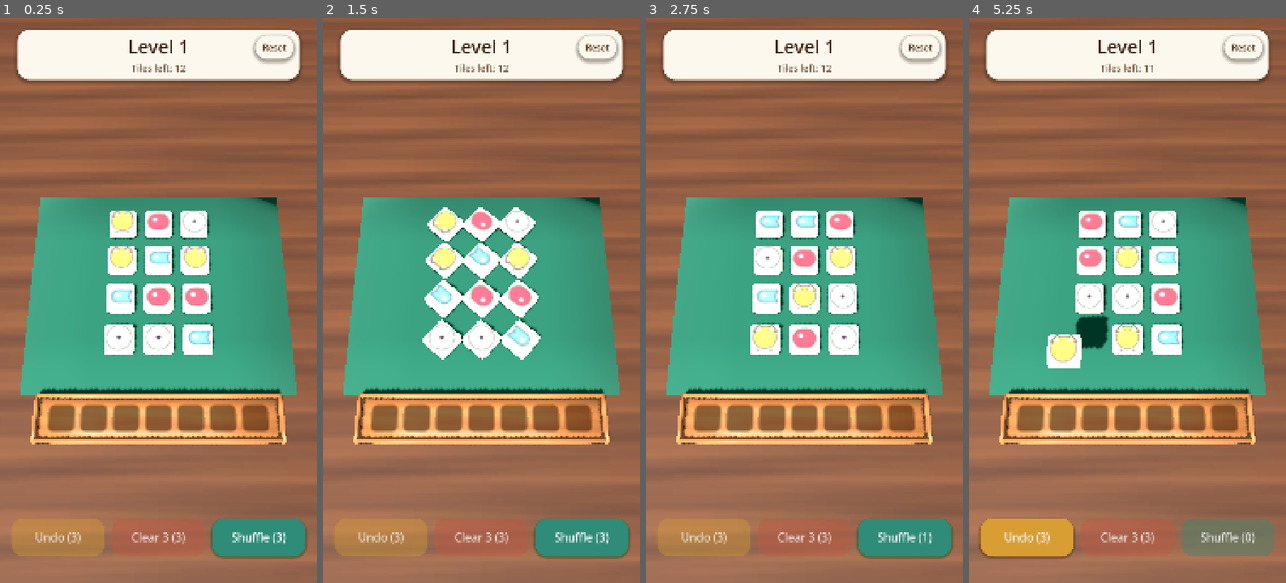
Above: before the commit, frames 1-4 (left to right).
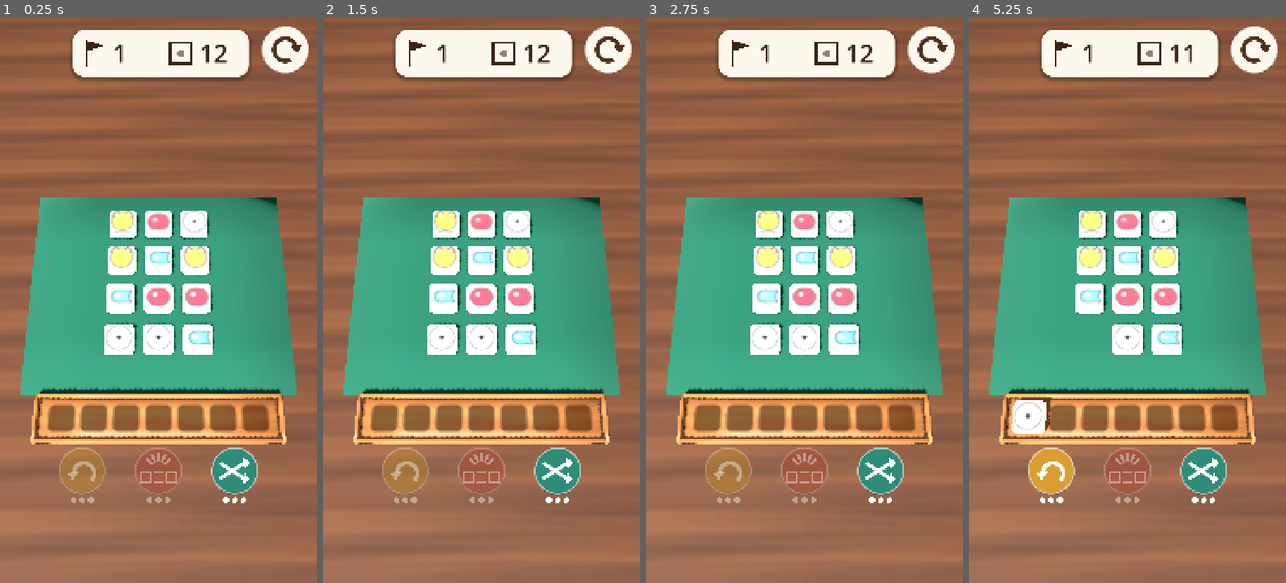
Above: after the commit, the same moments.

Repository: Matswm86/tile-explorer
Game: Godot game, scene res://scenes/Game3D.tscn
Two runs of this game, one before a commit and one after it. Both use one fixed random seed, a clock stepped at 60 frames per second and the inputs below.
Inputs (mouse positions are in pixels of both pictures, inside the frame that each line leads up to):
- Up to frame 1 (0.25 s): no input
- Up to frame 2 (1.5 s): click (598, 46) at 0.5 s, where only the run before the commit has a clickable "Reset"; click (582, 537) at 1.25 s, where only the run before the commit has a clickable "Shuffle (3)"
- Up to frame 3 (2.75 s): click (905, 537) at 2 s, where only the run before the commit has a clickable "Shuffle (2)"
- Up to frame 4 (5.25 s): click (1228, 537) at 2.75 s, where only the run before the commit has a clickable "Shuffle (1)"; tap Enter at 3.5 s; move the mouse to (1197, 272) at 3.52 s; click (1197, 272) at 3.67 s; tap Space at 4.25 s; move the mouse to (1064, 328) at 4.27 s; click (1064, 328) at 4.42 s; click (1026, 537) at 5 s, where only the run before the commit has a clickable "Undo (3)"

The runs differ from the first frame. In frame 1, 9.0% of the frame differs, in the area x 3-98%, y 1-96%; in frame 2, 12%; in frame 3, 11%; in frame 4, 14%.

Commit message:
Picture buttons a young child can use, clear of the corner and wrist strip
Restart, Undo, Clear 3 and Shuffle are round icon buttons with 216 px
touch areas that act on release; charges show as filled and hollow dots.
The header shows a flag with the level number and a tile with the count
left, and win and lose show a star or a full tray with an arrow, so no
screen needs reading. The top-left 232 px square stays empty, the
power-ups sit under the tray above the bottom 256 px, and the top row
moves below a camera cutout while its touch area still reaches the edge.
Taller and wider screens now fill the whole display instead of showing
bars. Tapping the win or lose card itself now continues too.

Co-Authored-By: Claude Opus 5.5 <noreply@anthropic.com>

Diff:
--- a/project.godot
+++ b/project.godot
@@ -21,6 +21,7 @@
 window/size/viewport_width=1080
 window/size/viewport_height=1920
 window/stretch/mode="canvas_items"
+window/stretch/aspect="expand"
 window/handheld/orientation=1
 
 [input_devices]
--- a/scenes/Game3D.tscn
+++ b/scenes/Game3D.tscn
@@ -57,78 +57,6 @@
 shadow_size = 22
 shadow_offset = Vector2(0, 10)
 
-[sub_resource type="StyleBoxFlat" id="SB_Undo"]
-bg_color = Color(0.85, 0.62, 0.20, 1)
-corner_radius_top_left = 44
-corner_radius_top_right = 44
-corner_radius_bottom_right = 44
-corner_radius_bottom_left = 44
-shadow_color = Color(0.30, 0.18, 0.02, 0.45)
-shadow_size = 8
-shadow_offset = Vector2(0, 5)
-
-[sub_resource type="StyleBoxFlat" id="SB_Undo_pressed"]
-bg_color = Color(0.70, 0.50, 0.14, 1)
-corner_radius_top_left = 44
-corner_radius_top_right = 44
-corner_radius_bottom_right = 44
-corner_radius_bottom_left = 44
-
-[sub_resource type="StyleBoxFlat" id="SB_Remove3"]
-bg_color = Color(0.78, 0.33, 0.24, 1)
-corner_radius_top_left = 44
-corner_radius_top_right = 44
-corner_radius_bottom_right = 44
-corner_radius_bottom_left = 44
-shadow_color = Color(0.35, 0.05, 0.08, 0.40)
-shadow_size = 8
-shadow_offset = Vector2(0, 5)
-
-[sub_resource type="StyleBoxFlat" id="SB_Remove3_pressed"]
-bg_color = Color(0.64, 0.26, 0.19, 1)
-corner_radius_top_left = 44
-corner_radius_top_right = 44
-corner_radius_bottom_right = 44
-corner_radius_bottom_left = 44
-
-[sub_resource type="StyleBoxFlat" id="SB_Shuffle"]
-bg_color = Color(0.18, 0.55, 0.47, 1)
-corner_radius_top_left = 44
-corner_radius_top_right = 44
-corner_radius_bottom_right = 44
-corner_radius_bottom_left = 44
-shadow_color = Color(0.04, 0.25, 0.10, 0.40)
-shadow_size = 8
-shadow_offset = Vector2(0, 5)
-
-[sub_resource type="StyleBoxFlat" id="SB_Shuffle_pressed"]
-bg_color = Color(0.13, 0.44, 0.37, 1)
-corner_radius_top_left = 44
-corner_radius_top_right = 44
-corner_radius_bottom_right = 44
-corner_radius_bottom_left = 44
-
-[sub_resource type="StyleBoxFlat" id="SB_Undo_disabled"]
-bg_color = Color(0.85, 0.62, 0.20, 0.38)
-corner_radius_top_left = 44
-corner_radius_top_right = 44
-corner_radius_bottom_right = 44
-corner_radius_bottom_left = 44
-
-[sub_resource type="StyleBoxFlat" id="SB_Remove3_disabled"]
-bg_color = Color(0.78, 0.33, 0.24, 0.38)
-corner_radius_top_left = 44
-corner_radius_top_right = 44
-corner_radius_bottom_right = 44
-corner_radius_bottom_left = 44
-
-[sub_resource type="StyleBoxFlat" id="SB_Shuffle_disabled"]
-bg_color = Color(0.18, 0.55, 0.47, 0.38)
-corner_radius_top_left = 44
-corner_radius_top_right = 44
-corner_radius_bottom_right = 44
-corner_radius_bottom_left = 44
-
 [node name="Game" type="Node3D"]
 script = ExtResource("1_gm")
 
@@ -183,18 +111,6 @@
 vertical_alignment = 1
 text = "Tiles left: 0"
 
-[node name="ResetButton" type="Button" parent="UI"]
-offset_left = 870.0
-offset_top = 60.0
-offset_right = 1000.0
-offset_bottom = 140.0
-theme_override_font_sizes/font_size = 30
-theme_override_colors/font_color = Color(0.30, 0.19, 0.11, 1)
-theme_override_styles/normal = SubResource("SB_HeaderCard")
-theme_override_styles/hover = SubResource("SB_HeaderCard")
-theme_override_styles/pressed = SubResource("SB_HeaderCard")
-text = "Reset"
-
 [node name="HintLabel" type="Label" parent="UI"]
 offset_left = 40.0
 offset_top = 1850.0
@@ -245,47 +161,3 @@
 vertical_alignment = 1
 autowrap_mode = 2
 text = "Tray full"
-
-[node name="PowerupBar" type="HBoxContainer" parent="UI"]
-offset_left = 30.0
-offset_top = 1700.0
-offset_right = 1050.0
-offset_bottom = 1830.0
-theme_override_constants/separation = 22
-alignment = 1
-
-[node name="UndoButton" type="Button" parent="UI/PowerupBar"]
-custom_minimum_size = Vector2(320, 130)
-theme_override_font_sizes/font_size = 38
-theme_override_colors/font_color = Color(1, 1, 1, 1)
-theme_override_colors/font_pressed_color = Color(0.92, 0.95, 1, 1)
-theme_override_colors/font_disabled_color = Color(1, 1, 1, 0.75)
-theme_override_styles/normal = SubResource("SB_Undo")
-theme_override_styles/hover = SubResource("SB_Undo")
-theme_override_styles/pressed = SubResource("SB_Undo_pressed")
-theme_override_styles/disabled = SubResource("SB_Undo_disabled")
-text = "Undo (3)"
-
-[node name="Remove3Button" type="Button" parent="UI/PowerupBar"]
-custom_minimum_size = Vector2(320, 130)
-theme_override_font_sizes/font_size = 38
-theme_override_colors/font_color = Color(1, 1, 1, 1)
-theme_override_colors/font_pressed_color = Color(1, 0.94, 0.94, 1)
-theme_override_colors/font_disabled_color = Color(1, 1, 1, 0.75)
-theme_override_styles/normal = SubResource("SB_Remove3")
-theme_override_styles/hover = SubResource("SB_Remove3")
-theme_override_styles/pressed = SubResource("SB_Remove3_pressed")
-theme_override_styles/disabled = SubResource("SB_Remove3_disabled")
-text = "Clear 3 (3)"
-
-[node name="ShuffleButton" type="Button" parent="UI/PowerupBar"]
-custom_minimum_size = Vector2(320, 130)
-theme_override_font_sizes/font_size = 38
-theme_override_colors/font_color = Color(1, 1, 1, 1)
-theme_override_colors/font_pressed_color = Color(0.94, 1, 0.94, 1)
-theme_override_colors/font_disabled_color = Color(1, 1, 1, 0.75)
-theme_override_styles/normal = SubResource("SB_Shuffle")
-theme_override_styles/hover = SubResource("SB_Shuffle")
-theme_override_styles/pressed = SubResource("SB_Shuffle_pressed")
-theme_override_styles/disabled = SubResource("SB_Shuffle_disabled")
-text = "Shuffle (3)"
--- a/scripts/GameManager3D.gd
+++ b/scripts/GameManager3D.gd
@@ -7,6 +7,20 @@
 const POWERUP_CHARGES_PER_LEVEL: int = 3
 const SAVE_PATH: String = "user://tile_explorer_save.json"
 const SAVE_VERSION: int = 1
+const RoundButton := preload("res://scripts/RoundButton.gd")
+const GlyphView := preload("res://scripts/GlyphView.gd")
+## HUD layout at 1080 px wide. Touch areas are RoundButton.HIT (216 px). The
+## top-left square stays empty for the MWM Play home button, and nothing
+## tappable sits in the bottom wrist strip (16 mm = 256 px).
+const SHELL_CORNER: float = 232.0
+const WRIST: float = 256.0
+const BUTTON_GAP: float = 44.0
+## Top of the restart disc. A camera cutout deeper than this pushes the top
+## row down by the difference; the touch areas still start at the top edge.
+const TOP_ROW_CLEAR: float = 30.0
+## Design frame the camera was tuned for (widest level at ndc x +-0.92).
+const DESIGN_ASPECT: float = 1920.0 / 1080.0
+const CAMERA_FOV: float = 60.0  # vertical, over the 1920 px design height
 
 @export var levels_path: String = "res://data/levels/"
 @export var start_level: int = 1
@@ -22,10 +36,7 @@
 @onready var lose_panel: Panel = $UI/LosePanel
 @onready var lose_label: Label = $UI/LosePanel/LoseLabel
 @onready var hint_label: Label = $UI/HintLabel
-@onready var reset_button: Button = $UI/ResetButton
-@onready var undo_button: Button = $UI/PowerupBar/UndoButton
-@onready var remove3_button: Button = $UI/PowerupBar/Remove3Button
-@onready var shuffle_button: Button = $UI/PowerupBar/ShuffleButton
+@onready var header_card: Panel = $UI/HeaderCard
 
 enum GameState { IDLE, BUSY, WON, LOST }
 
@@ -37,6 +48,12 @@
 var shuffle_left: int = 0
 var highest_level: int = 1
 var _panel_touch: int = -1  # touch index that went down on a win/lose panel
+## Test hook: a fake top safe-area inset in window px; < 0 = ask the display.
+var fake_safe_top: float = -1.0
+var reset_button: RoundButton
+var undo_button: RoundButton
+var remove3_button: RoundButton
+var shuffle_button: RoundButton
 
 
 func _ready() -> void:
@@ -51,12 +68,11 @@
 	_load_progress()
 	board.tile_tapped.connect(_on_tile_tapped)
 	board.blocked_tapped.connect(func(t: Tile3D) -> void: t.shake())
-	reset_button.pressed.connect(_on_reset_pressed)
-	undo_button.pressed.connect(_on_undo_pressed)
-	remove3_button.pressed.connect(_on_remove3_pressed)
-	shuffle_button.pressed.connect(_on_shuffle_pressed)
+	_build_hud()
 	_build_table()
 	_build_tray_base()
+	get_viewport().size_changed.connect(_layout_ui)
+	_layout_ui()
 	# Bake the 12 procedural icons into textures, then install the shared
 	# tile mesh + materials. Must complete before the first level loads.
 	var icon_textures: Array = await IconBaker.bake_icons(self)
@@ -94,7 +110,7 @@
 		level_label.text = "Bad level JSON"
 		state = GameState.LOST
 		return
-	level_label.text = "Level %d" % n
+	level_label.text = "%d" % n
 	board.load_tiles(data["tiles"])
 	_update_progress()
 	_update_powerup_labels()
@@ -103,13 +119,13 @@
 
 
 func _update_progress() -> void:
-	progress_label.text = "Tiles left: %d" % board.remaining_count()
+	progress_label.text = "%d" % board.remaining_count()
 
 
 func _update_powerup_labels() -> void:
-	undo_button.text = "Undo (%d)" % undo_left
-	remove3_button.text = "Clear 3 (%d)" % remove3_left
-	shuffle_button.text = "Shuffle (%d)" % shuffle_left
+	undo_button.charges = undo_left
+	remove3_button.charges = remove3_left
+	shuffle_button.charges = shuffle_left
 	undo_button.disabled = undo_left <= 0 or move_stack.is_empty()
 	remove3_button.disabled = remove3_left <= 0 or tray.size() < 3
 	shuffle_button.disabled = shuffle_left <= 0 or board.remaining_count() == 0
@@ -162,7 +178,6 @@
 func _win() -> void:
 	state = GameState.WON
 	board.input_locked = true
-	win_label.text = "Level %d complete\nTap to continue" % current_level
 	Fx3D.win_confetti(self, Vector3(0, 4.0, 0))
 	_save_progress(_next_level())
 	_show_panel(win_panel)
@@ -172,7 +187,6 @@
 func _lose() -> void:
 	state = GameState.LOST
 	board.input_locked = true
-	lose_label.text = "Tray full\nTap to retry"
 	_show_panel(lose_panel)
 
 
@@ -189,7 +203,8 @@
 
 
 # Win and lose panels continue on a tap that starts while the panel is up and
-# ends with the finger lifted (action on release, like the tiles).
+# ends with the finger lifted (action on release, like the tiles). Touches
+# that start in the wrist strip or the shell's home corner do not count.
 func _unhandled_input(event: InputEvent) -> void:
 	if not (event is InputEventScreenTouch):
 		return
@@ -198,7 +213,7 @@
 		return
 	var touch := event as InputEventScreenTouch
 	if touch.pressed:
-		if _panel_touch < 0:
+		if _panel_touch < 0 and not _in_dead_zone(touch.position):
 			_panel_touch = touch.index
 		get_viewport().set_input_as_handled()
 		return
@@ -465,6 +480,122 @@
 		add_child(q)
 
 
+# --- HUD: wordless buttons and icons, laid out for the MWM Play shell -------
+
+
+func _build_hud() -> void:
+	reset_button = _make_button("restart", Color(0.99, 0.97, 0.93), Color(0.30, 0.19, 0.11))
+	reset_button.pressed.connect(_on_reset_pressed)
+	undo_button = _make_button("undo", Color(0.85, 0.62, 0.20), Color(1, 1, 1))
+	undo_button.pressed.connect(_on_undo_pressed)
+	remove3_button = _make_button("clear3", Color(0.78, 0.33, 0.24), Color(1, 1, 1))
+	remove3_button.pressed.connect(_on_remove3_pressed)
+	shuffle_button = _make_button("shuffle", Color(0.18, 0.55, 0.47), Color(1, 1, 1))
+	shuffle_button.pressed.connect(_on_shuffle_pressed)
+	for b in [undo_button, remove3_button, shuffle_button]:
+		b.max_charges = POWERUP_CHARGES_PER_LEVEL
+	# Header: flag + level number, tile + tiles left. Digits, no words.
+	var brown := Color(0.23, 0.14, 0.08)
+	_add_glyph(header_card, "flag", brown, Color(0, 0, 0, 0), Rect2(16, 24, 112, 112))
+	_add_glyph(header_card, "tile", brown, Color(0, 0, 0, 0), Rect2(312, 24, 112, 112))
+	for l in [level_label, progress_label]:
+		l.add_theme_font_size_override("font_size", 84)
+		l.add_theme_color_override("font_color", brown)
+		l.horizontal_alignment = HORIZONTAL_ALIGNMENT_LEFT
+	level_label.position = Vector2(136, 0)
+	level_label.size = Vector2(160, 160)
+	progress_label.position = Vector2(432, 0)
+	progress_label.size = Vector2(160, 160)
+	# Win: a star and a "next" arrow. Lose: a full tray and a "try again" arrow.
+	win_label.visible = false
+	lose_label.visible = false
+	# The panels only display; the tap that continues is read in
+	# _unhandled_input, so the GUI must not swallow it.
+	win_panel.mouse_filter = Control.MOUSE_FILTER_IGNORE
+	lose_panel.mouse_filter = Control.MOUSE_FILTER_IGNORE
+	_add_glyph(
+		win_panel, "star", Color(0.96, 0.72, 0.12), Color(0, 0, 0, 0), Rect2(150, 30, 220, 220)
+	)
+	_add_glyph(win_panel, "next", Color(1, 1, 1), Color(0.10, 0.42, 0.20), Rect2(560, 40, 200, 200))
+	var red := Color(0.58, 0.12, 0.12)
+	_add_glyph(lose_panel, "tray_full", red, Color(0, 0, 0, 0), Rect2(110, 30, 340, 220))
+	_add_glyph(lose_panel, "restart", Color(1, 1, 1), red, Rect2(560, 40, 200, 200))
+
+
+func _make_button(kind: String, accent: Color, ink: Color) -> RoundButton:
+	var b := RoundButton.new()
+	b.kind = kind
+	b.accent = accent
+	b.ink = ink
+	ui.add_child(b)
+	return b
+
+
+func _add_glyph(parent: Control, kind: String, ink: Color, disc: Color, r: Rect2) -> void:
+	var g := GlyphView.new()
+	g.kind = kind
+	g.ink = ink
+	g.disc = disc
+	g.position = r.position
+	g.size = r.size
+	parent.add_child(g)
+
+
+func _layout_ui() -> void:
+	var vs: Vector2 = get_viewport().get_visible_rect().size
+	# Taller screens show more table above and below, wider ones more at the
+	# sides; the 1080x1920 design frame always stays in view.
+	var cam: Camera3D = $Camera
+	# Under KEEP_WIDTH the fov is horizontal, so convert the design fov.
+	if vs.y / vs.x > DESIGN_ASPECT:
+		cam.keep_aspect = Camera3D.KEEP_WIDTH
+		var half: float = tan(deg_to_rad(CAMERA_FOV * 0.5)) / DESIGN_ASPECT
+		cam.fov = rad_to_deg(2.0 * atan(half))
+	else:
+		cam.keep_aspect = Camera3D.KEEP_HEIGHT
+		cam.fov = CAMERA_FOV
+	var hit: float = RoundButton.HIT
+	var dy: float = maxf(0.0, safe_top_inset() - TOP_ROW_CLEAR)
+	# Restart in the top-right corner, its touch area running to both edges.
+	reset_button.top_pad = dy
+	reset_button.size = Vector2(hit, hit + dy)
+	reset_button.position = Vector2(vs.x - hit, 0)
+	reset_button.queue_redraw()
+	# Header between the free top-left square and the restart button.
+	header_card.position = Vector2(SHELL_CORNER + 16.0, 40.0 + dy)
+	header_card.size = Vector2(vs.x - hit - 16.0 - header_card.position.x, 160.0)
+	# Power-ups just under the tray rack, never into the wrist strip.
+	var rim_y: float = cam.unproject_position(Vector3(0, 0.3, Tray3D.TRAY_Z + 0.72)).y
+	var row_y: float = minf(rim_y + 2.0, vs.y - WRIST - hit)
+	var row_w: float = hit * 3.0 + BUTTON_GAP * 2.0
+	var bx: float = (vs.x - row_w) * 0.5
+	for b in [undo_button, remove3_button, shuffle_button]:
+		b.position = Vector2(bx, row_y)
+		bx += hit + BUTTON_GAP
+	for p in [win_panel, lose_panel]:
+		p.position = Vector2((vs.x - p.size.x) * 0.5, (vs.y - p.size.y) * 0.5)
+	hint_label.position = Vector2((vs.x - hint_label.size.x) * 0.5, vs.y - 70.0)
+
+
+func _in_dead_zone(p: Vector2) -> bool:
+	var vs: Vector2 = get_viewport().get_visible_rect().size
+	return p.y >= vs.y - WRIST or (p.x < SHELL_CORNER and p.y < SHELL_CORNER)
+
+
+## Depth of the top screen cutout in viewport px (0 on desktop and on phones
+## without a cutout). Uses the display safe area on phones, or fake_safe_top.
+func safe_top_inset() -> float:
+	var top_px: float = fake_safe_top
+	if top_px < 0.0:
+		if not OS.has_feature("mobile"):
+			return 0.0
+		top_px = float(DisplayServer.get_display_safe_area().position.y)
+	var win: Vector2i = DisplayServer.window_get_size()
+	if win.y <= 0:
+		return 0.0
+	return maxf(0.0, top_px * get_viewport().get_visible_rect().size.y / float(win.y))
+
+
 func _next_level() -> int:
 	return 1 if current_level + 1 > max_level else current_level + 1
 
--- /dev/null
+++ b/scripts/GlyphView.gd
@@ -0,0 +1,25 @@
+extends Control
+
+## A wordless icon that only displays (never takes touches). Optionally sits
+## on a filled disc.
+
+const UiGlyphs := preload("res://scripts/UiGlyphs.gd")
+
+var kind: String = "star"
+var ink: Color = Color(1, 1, 1)
+var disc: Color = Color(0, 0, 0, 0)
+
+
+func _init() -> void:
+	mouse_filter = Control.MOUSE_FILTER_IGNORE
+
+
+func _draw() -> void:
+	var c: Vector2 = size * 0.5
+	var r: float = minf(size.x, size.y) * 0.5
+	if disc.a > 0.0:
+		draw_circle(c, r, disc)
+		r *= 0.8
+	draw_set_transform(c, 0.0, Vector2(r / 50.0, r / 50.0))
+	UiGlyphs.draw(self, kind, ink)
+	draw_set_transform(Vector2.ZERO)
--- /dev/null
+++ b/scripts/RoundButton.gd
@@ -0,0 +1,80 @@
+extends Control
+
+## Round button with a drawn icon and no text. The whole control rect is the
+## hit area (216 px = 12.7 mm at 430 dpi); the disc is drawn smaller inside
+## it. Touch-down only presses the disc in; the action fires on release inside
+## the rect, so a resting palm or a finger sliding off does nothing. Charges
+## show as pips under the disc: filled = left, hollow = used.
+
+signal pressed
+
+const UiGlyphs := preload("res://scripts/UiGlyphs.gd")
+const HIT: float = 216.0
+const DISC: float = 0.36  # disc radius as a share of the hit side
+
+var kind: String = "restart"
+var accent: Color = Color(0.99, 0.97, 0.93)
+var ink: Color = Color(1, 1, 1)
+var disabled: bool = false:
+	set(v):
+		disabled = v
+		queue_redraw()
+## Charges left and the most there can be; max_charges 0 hides the pips.
+var charges: int = 0:
+	set(v):
+		charges = v
+		queue_redraw()
+var max_charges: int = 0
+## Extra hit area above the disc (px): a top-row button pushed below a camera
+## cutout keeps its touch area running to the screen edge.
+var top_pad: float = 0.0
+var _held: bool = false
+var _press: float = 0.0
+
+
+func _init() -> void:
+	custom_minimum_size = Vector2(HIT, HIT)
+	size = custom_minimum_size
+	mouse_filter = Control.MOUSE_FILTER_STOP
+
+
+func _gui_input(event: InputEvent) -> void:
+	if event is InputEventMouseButton and event.button_index == MOUSE_BUTTON_LEFT:
+		if event.pressed:
+			_held = not disabled
+		elif _held:
+			_held = false
+			if not disabled and Rect2(Vector2.ZERO, size).has_point(event.position):
+				pressed.emit()
+		_set_press(1.0 if _held else 0.0)
+		accept_event()
+	elif event is InputEventMouseMotion and _held:
+		_set_press(1.0 if Rect2(Vector2.ZERO, size).has_point(event.position) else 0.0)
+
+
+func _set_press(v: float) -> void:
+	if _press != v:
+		_press = v
+		queue_redraw()
+
+
+func _draw() -> void:
+	var c := Vector2(size.x * 0.5, top_pad + (size.y - top_pad) * 0.5)
+	var rad: float = minf(size.x, size.y - top_pad) * DISC * (1.0 - 0.1 * _press)
+	var alpha: float = 0.4 if disabled else 1.0
+	if max_charges > 0:
+		c.y -= 14.0
+	draw_circle(c + Vector2(0, 5), rad, Color(0.1, 0.05, 0.02, 0.35 * alpha))
+	var fill: Color = accent.darkened(0.18) if _press > 0.0 else accent
+	draw_circle(c, rad, Color(fill, alpha))
+	draw_arc(c, rad, 0, TAU, 48, Color(1, 1, 1, 0.55 * alpha), 4.0, true)
+	var k: float = rad / 50.0 * 0.95
+	draw_set_transform(c, 0.0, Vector2(k, k))
+	UiGlyphs.draw(self, kind, Color(ink, alpha))
+	draw_set_transform(Vector2.ZERO)
+	for i in max_charges:
+		var p := Vector2(c.x + (i - (max_charges - 1) * 0.5) * 30.0, c.y + rad + 22.0)
+		if i < charges:
+			draw_circle(p, 10.0, Color(1, 1, 1, alpha))
+		else:
+			draw_arc(p, 9.0, 0, TAU, 20, Color(1, 1, 1, 0.8 * alpha), 3.0, true)
--- /dev/null
+++ b/scripts/UiGlyphs.gd
@@ -0,0 +1,62 @@
+extends RefCounted
+
+## Wordless HUD icons for children who cannot read yet. Each glyph is drawn
+## around the origin in a 100 px design box; the caller sets a transform that
+## centres and scales it. Every glyph has its own shape, so no button is told
+## apart by colour alone.
+
+
+static func draw(ci: CanvasItem, kind: String, ink: Color) -> void:
+	match kind:
+		"restart":
+			ci.draw_arc(Vector2.ZERO, 26, PI * 0.35, PI * 1.95, 28, ink, 8.0, true)
+			var tip := Vector2(26, -4)
+			_tri(ci, tip + Vector2(-14, -7), tip + Vector2(14, -7), tip + Vector2(0, 12), ink)
+		"undo":
+			ci.draw_arc(Vector2(4, 6), 24, PI * 1.05, PI * 2.25, 24, ink, 8.0, true)
+			var tip := Vector2(-20, 2)
+			_tri(ci, tip + Vector2(-14, 2), tip + Vector2(14, -2), tip + Vector2(-2, 20), ink)
+		"clear3":
+			# Three tiles with burst lines: three tiles go away.
+			for i in 3:
+				_tile(ci, Vector2(-30 + 30 * i, 14), 24.0, ink)
+			for a in [-0.5, -0.25, 0.0, 0.25, 0.5]:
+				var d := Vector2.from_angle(-PI * 0.5 + a * 1.6)
+				ci.draw_line(Vector2(0, -2) + d * 20, Vector2(0, -2) + d * 38, ink, 5.0, true)
+		"shuffle":
+			# Two arrows that cross.
+			ci.draw_line(Vector2(-34, 18), Vector2(22, -18), ink, 7.0, true)
+			ci.draw_line(Vector2(-34, -18), Vector2(22, 18), ink, 7.0, true)
+			_tri(ci, Vector2(18, -30), Vector2(36, -20), Vector2(22, -4), ink)
+			_tri(ci, Vector2(18, 30), Vector2(36, 20), Vector2(22, 4), ink)
+		"next":
+			ci.draw_line(Vector2(-28, 0), Vector2(8, 0), ink, 16.0)
+			_tri(ci, Vector2(0, -30), Vector2(34, 0), Vector2(0, 30), ink)
+		"star":
+			var pts := PackedVector2Array()
+			for i in 10:
+				var a := -PI * 0.5 + PI * i / 5.0
+				pts.append(Vector2.from_angle(a) * (44.0 if i % 2 == 0 else 19.0))
+			ci.draw_colored_polygon(pts, ink)
+		"flag":
+			ci.draw_line(Vector2(-22, -38), Vector2(-22, 40), ink, 7.0)
+			ci.draw_colored_polygon(
+				PackedVector2Array([Vector2(-19, -38), Vector2(32, -24), Vector2(-19, -8)]), ink
+			)
+		"tile":
+			_tile(ci, Vector2.ZERO, 64.0, ink)
+			ci.draw_circle(Vector2.ZERO, 11.0, Color(ink, ink.a * 0.55))
+		"tray_full":
+			# A tray with all seven slots taken.
+			ci.draw_rect(Rect2(-48, -14, 96, 28), ink, false, 4.0)
+			for i in 7:
+				ci.draw_rect(Rect2(-44 + i * 12.6, -10, 10, 20), ink)
+
+
+static func _tile(ci: CanvasItem, c: Vector2, side: float, ink: Color) -> void:
+	var r := Rect2(c - Vector2(side, side) * 0.5, Vector2(side, side))
+	ci.draw_rect(r, ink, false, maxf(3.0, side * 0.1))
+
+
+static func _tri(ci: CanvasItem, a: Vector2, b: Vector2, c: Vector2, ink: Color) -> void:
+	ci.draw_colored_polygon(PackedVector2Array([a, b, c]), ink)
Not shown: 1 places in scenes/Game3D.tscn that only renumber resources
